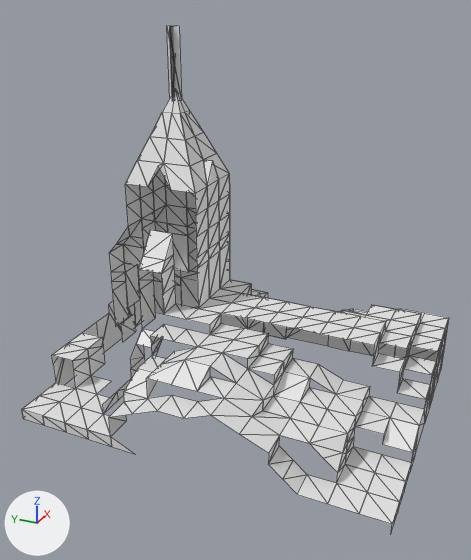
An edit to the Blender file client/models/maps/map056.blend, drawn before and after from the same camera.
One viewpoint serves both versions: a 50 mm camera at (-4.3, -0.5, 4.6) aimed at (1.18, 1.97, 1.86). The axes (+X, +Y, +Z) are drawn at lower left. The lights are the same throughout. Mesh edges are drawn as thin lines.

Objects in the first picture: 'map056.001'.
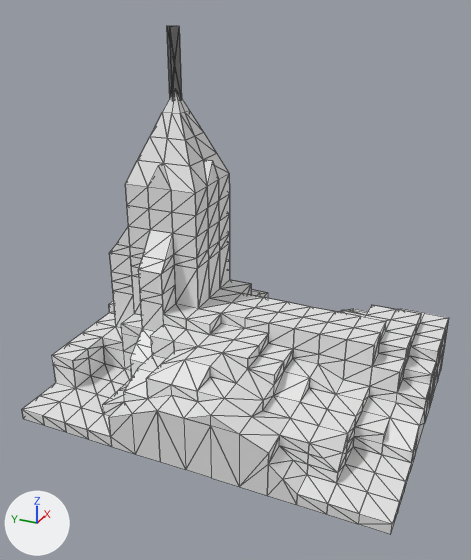
The edits, one by one:
me_map056_001 is used by ob_map056_001; location (0.0, 0.0, 0.0); scale (0.01, 0.01, 0.01).
me_map056_001 had 2208 vertices, 736 faces and spanned x 0.0..280.0, y 0.0..392.0, z 36.0..420.0.
me_map056_001 now has 2772 vertices, 924 faces and spans x 0.0..280.0, y 0.0..392.0, z 36.0..420.0.
me_map056_001 part 1: the loose piece of 3 vertices spanning x 98.0..112.0, y 280.0..308.0, z 96.0..108.0 is copied, and the copy is moved by (-14.0, 0.0, -12.0); it spans x 84.0..98.0, y 280.0..308.0, z 84.0..96.0.
me_map056_001 part 2: 555 vertices added at x 0.0..224.0, y 0.0..392.0, z 36.0..288.0.
me_map056_001 part 3: 6 vertices added at x 182.0, y 287.0..301.0, z 348.0..420.0.

Pixel boxes (x1, y1, x2, y2) of what changed, in the pictures (471 x 560 px):
'map056.001', reshaped
    before: (22, 26, 449, 533)
    after: (22, 26, 449, 535)
part 1 of me_map056_001, added
    after: (131, 344, 147, 363)
part 2 of me_map056_001, added
    after: (52, 160, 441, 535)
part 3 of me_map056_001, added
    after: (167, 26, 182, 100)
